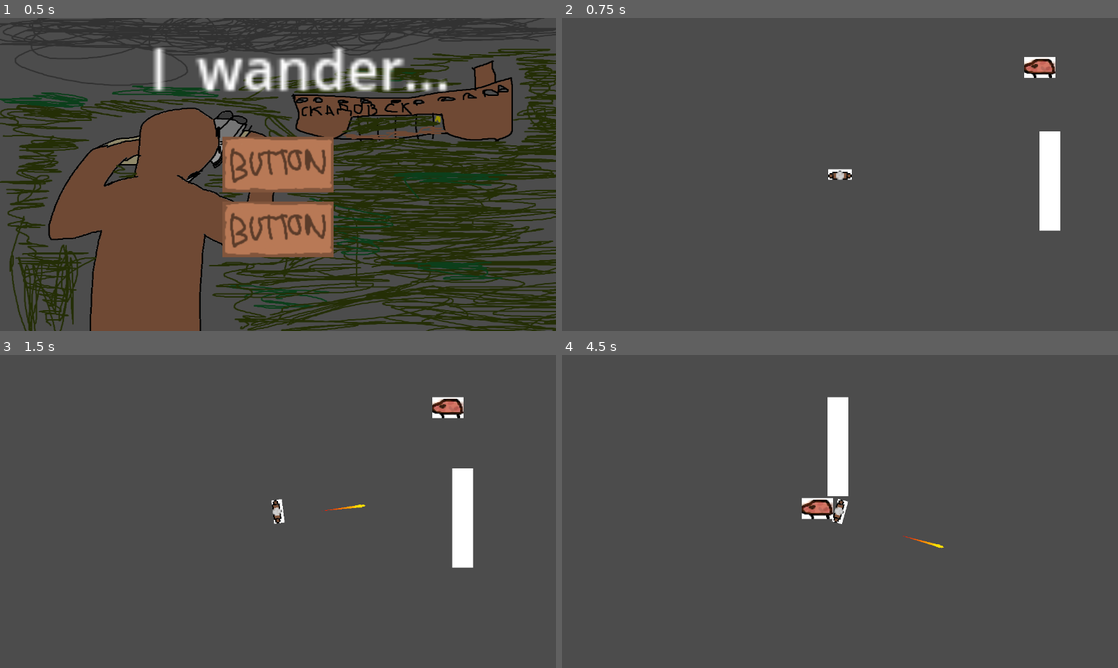
Above: before the commit, frames 1-4 (two rows, left to right).
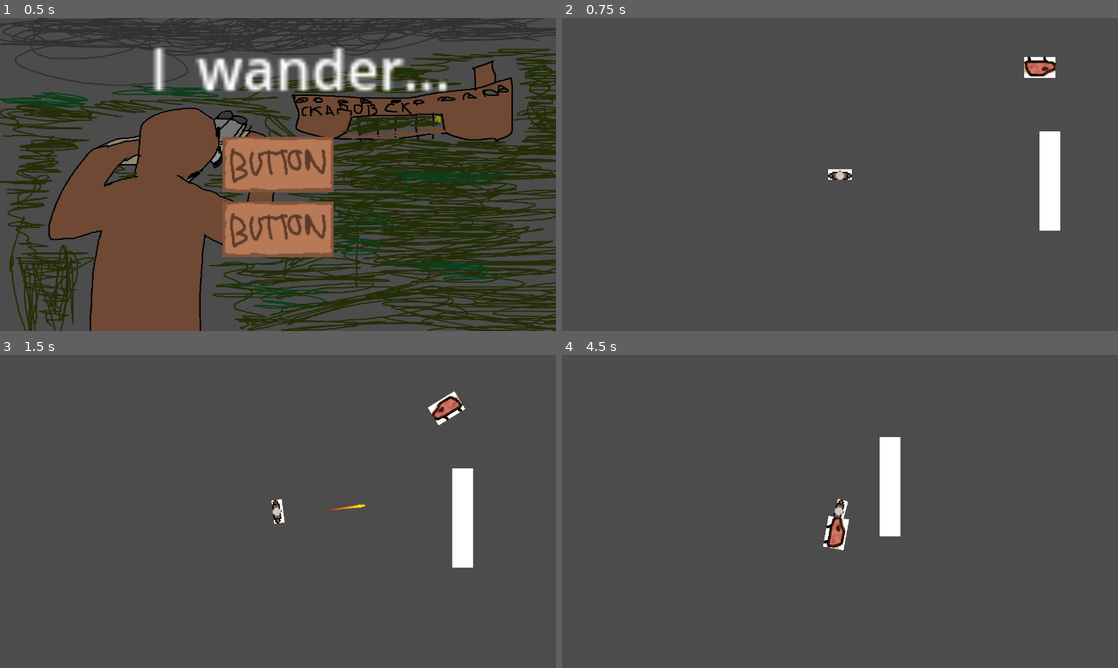
Above: after the commit, the same moments.

Repository: aleziz01/StalkerGame
Game: Godot game, scene res://scenes/main_menu.tscn
Two runs of this game, one before a commit and one after it. Both use one fixed random seed, a clock stepped at 60 frames per second and the inputs below.
Inputs (mouse positions are in pixels of both pictures, inside the frame that each line leads up to):
- Up to frame 1 (0.5 s): no input
- Up to frame 2 (0.75 s): click (840, 165) at 0.5 s
- Up to frame 3 (1.5 s): tap Enter at 1.25 s; move the mouse to (400, 495) at 1.27 s; press the mouse at (400, 495) at 1.28 s; hold D (right) from 1.28 s (still down)
- Up to frame 4 (4.5 s): move the mouse to (728, 527) at 2.02 s; release D (right) at 2.03 s; release the mouse at (728, 527) at 2.03 s; hold S (down) 2.03-2.78 s; click (728, 527) at 2.1 s; move the mouse to (895, 442) at 2.77 s; press the mouse at (895, 442) at 2.78 s; hold D (right) 2.78-3.53 s; move the mouse to (812, 574) at 3.52 s; release the mouse at (812, 574) at 3.53 s; hold W (up) 3.53-4.28 s; click (812, 574) at 3.6 s; move the mouse to (1006, 558) at 4.27 s; press the mouse at (1006, 558) at 4.28 s; hold A (left) from 4.28 s (still down)

Frame 1 is identical in both runs. In frame 2, 0.2% of the frame differs, in the area x 83-89%, y 12-20%; in frame 3, 0.4%; in frame 4, 3.2%, in the area x 43-69%, y 13-63%.

Commit message:
added mutant, made him attack and stop when he's on top of you

Diff:
--- a/scenes/mutant.tscn
+++ b/scenes/mutant.tscn
@@ -20,10 +20,15 @@
 [sub_resource type="RectangleShape2D" id="RectangleShape2D_3umk4"]
 size = Vector2(74, 50)
 
+[sub_resource type="RectangleShape2D" id="RectangleShape2D_smdei"]
+size = Vector2(78, 54)
+
 [node name="Mutant" type="CharacterBody2D"]
+collision_layer = 64
 script = ExtResource("1_smdei")
 
 [node name="AnimatedSprite2D" type="AnimatedSprite2D" parent="."]
+rotation = 3.1415927
 scale = Vector2(2, 2)
 sprite_frames = SubResource("SpriteFrames_smdei")
 
@@ -41,5 +46,12 @@
 wait_time = 5.0
 autostart = true
 
+[node name="DamageArea" type="Area2D" parent="."]
+collision_layer = 0
+collision_mask = 128
+
+[node name="CollisionShape2D" type="CollisionShape2D" parent="DamageArea"]
+shape = SubResource("RectangleShape2D_smdei")
+
 [connection signal="body_entered" from="DetectionRange" to="." method="_on_detection_range_body_entered"]
 [connection signal="timeout" from="Timer" to="." method="_on_timer_timeout"]
--- a/scenes/projectile.tscn
+++ b/scenes/projectile.tscn
@@ -27,6 +27,7 @@
 
 [node name="Projectile" type="Area2D"]
 collision_layer = 2
+collision_mask = 65
 script = ExtResource("1_q3m7n")
 
 [node name="Sprite2D" type="Sprite2D" parent="."]
--- a/scripts/mutant.gd
+++ b/scripts/mutant.gd
@@ -2,18 +2,34 @@
 
 var speed=25
 var direction=Vector2.ZERO
-
+var attacking=false
+var attackCooldown=false
 func _physics_process(delta: float) -> void:
-	if target:
+	if target && !attacking && (target.global_position-global_position).length()>30:
 		direction=(target.global_position-global_position).normalized()
+		if (target.global_position-global_position).length()<200 && !attackCooldown:
+			attacking=true
+			attack()
+	elif target && (target.global_position-global_position).length()<30 && !attacking:
+		direction=Vector2.ZERO
+	look_at(global_position+direction)
 	global_position+=direction*speed*delta
 	move_and_slide()
 @onready var timer: Timer = $Timer
 
+func attack():
+	speed=500
+	attackCooldown=true
+	await get_tree().create_timer(1).timeout
+	attacking=false
+	speed=250
+	await get_tree().create_timer(2).timeout
+	attackCooldown=false
+
 var target=null
 func _on_detection_range_body_entered(body: Node2D) -> void:
 	target=body
-	speed=200
+	speed=250
 	direction=(body.global_position-global_position).normalized()
 	timer.stop()
 
Not shown: 1 places in scenes/mutant.tscn that only renumber resources
